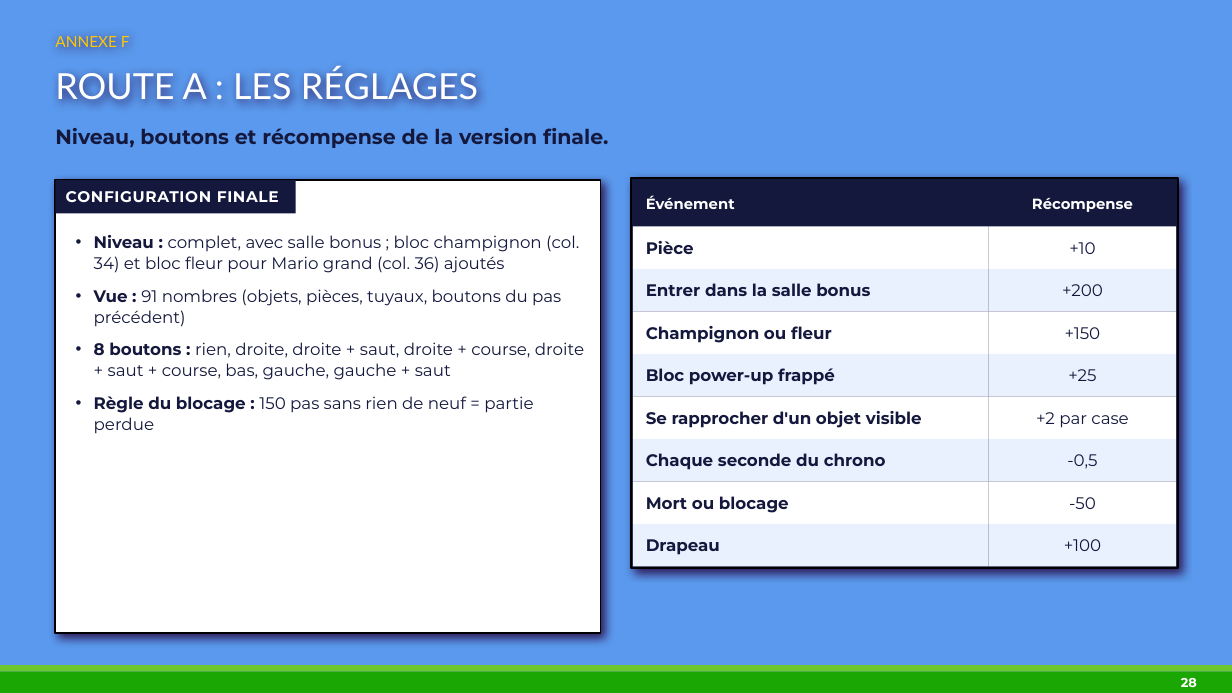
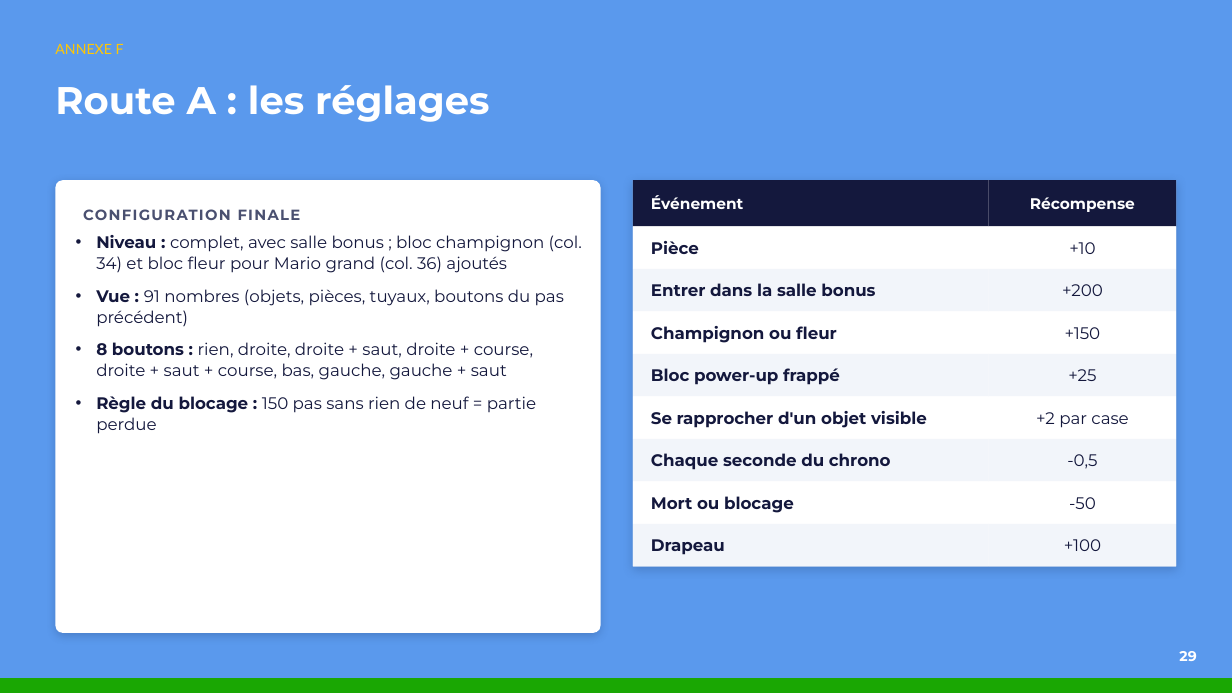
Before and after one commit to EwenBourgeat/MarioRL_FinalWork, a slide deck: slide 29 of docs/oral/Oral_RL_Mario.pptx (slide 28 before the commit). Drawn at 1232x693 pixels with LibreOffice and Linux fonts; fonts in the diff are those of the drawing. Boxes give left, top, right and bottom in pixels: in the first picture for what was removed or moved away, otherwise in the second. Text is boxed around its words. In the diff, an @@ line names an element or a change of style, - is before the commit and + after.

```diff
--- a/docs/oral/Oral_RL_Mario.pptx
+++ b/docs/oral/Oral_RL_Mario.pptx
@@ text "ANNEXE F" moved from (x1=55, y1=36, x2=130, y2=47) to (x1=55, y1=44, x2=124, y2=54) @@
@@ text "ANNEXE F" at (x1=55, y1=44, x2=124, y2=54): size 12 to 11 pt @@
@@ text at (x1=55, y1=85, x2=490, y2=122): text changed; size 28 to 30 pt; font Lato to Montserrat; bold on @@
-ROUTE A : LES RÉGLAGES
+Route A : les réglages
@@ text removed at (x1=55, y1=128, x2=608, y2=148) @@
-Niveau, boutons et récompense de la version finale.
@@ rectangle removed at (x1=55, y1=180, x2=601, y2=633) @@
@@ rounded rectangle added at (x1=55, y1=180, x2=601, y2=633), fill #FFFFFF @@
@@ text "CONFIGURATION FINALE" moved from (x1=55, y1=180, x2=296, y2=213) to (x1=83, y1=209, x2=301, y2=220) @@
@@ text "CONFIGURATION FINALE" at (x1=83, y1=209, x2=301, y2=220): size 12 to 11.5 pt, text colour #FFFFFF to #4A5070, letter spacing 0.5 to 1 pt; fill #14183D to none @@
@@ rectangle "Événement" at (x1=633, y1=180, x2=989, y2=226): size 11.5 to 12 pt @@
@@ rectangle at (x1=633, y1=180, x2=1177, y2=567): fill #14183D to #FFFFFF; outline #000000 1.5 pt to none; shadow changed @@
@@ rectangle "Récompense" at (x1=989, y1=180, x2=1177, y2=226): size 11.5 to 12 pt @@
@@ text "Niveau : complet, avec salle ..." at (x1=96, y1=235, x2=582, y2=434): indent changed @@
@@ fill #EAF1FE to #F2F5FA in 8 elements at (x1=633, y1=269, x2=989, y2=311), (x1=989, y1=269, x2=1177, y2=311), (x1=633, y1=354, x2=989, y2=396), (x1=989, y1=354, x2=1177, y2=396), (x1=633, y1=439, x2=989, y2=482), (x1=989, y1=439, x2=1177, y2=482), (x1=633, y1=524, x2=989, y2=567), (x1=989, y1=524, x2=1177, y2=567) @@
@@ text added at (x1=1179, y1=651, x2=1196, y2=661), 11 pt, text #FFFFFF, bold @@
+29
@@ rectangle resized from (x1=0, y1=672, x2=1232, y2=693) to (x1=0, y1=678, x2=1232, y2=693) @@
@@ rectangle removed at (x1=0, y1=665, x2=1232, y2=672) @@
@@ text removed at (x1=1181, y1=678, x2=1197, y2=687) @@
-28
```
Also in this commit, not shown: 15 other slides changed, 6 slides added, 5 slides removed, 4 other files.
